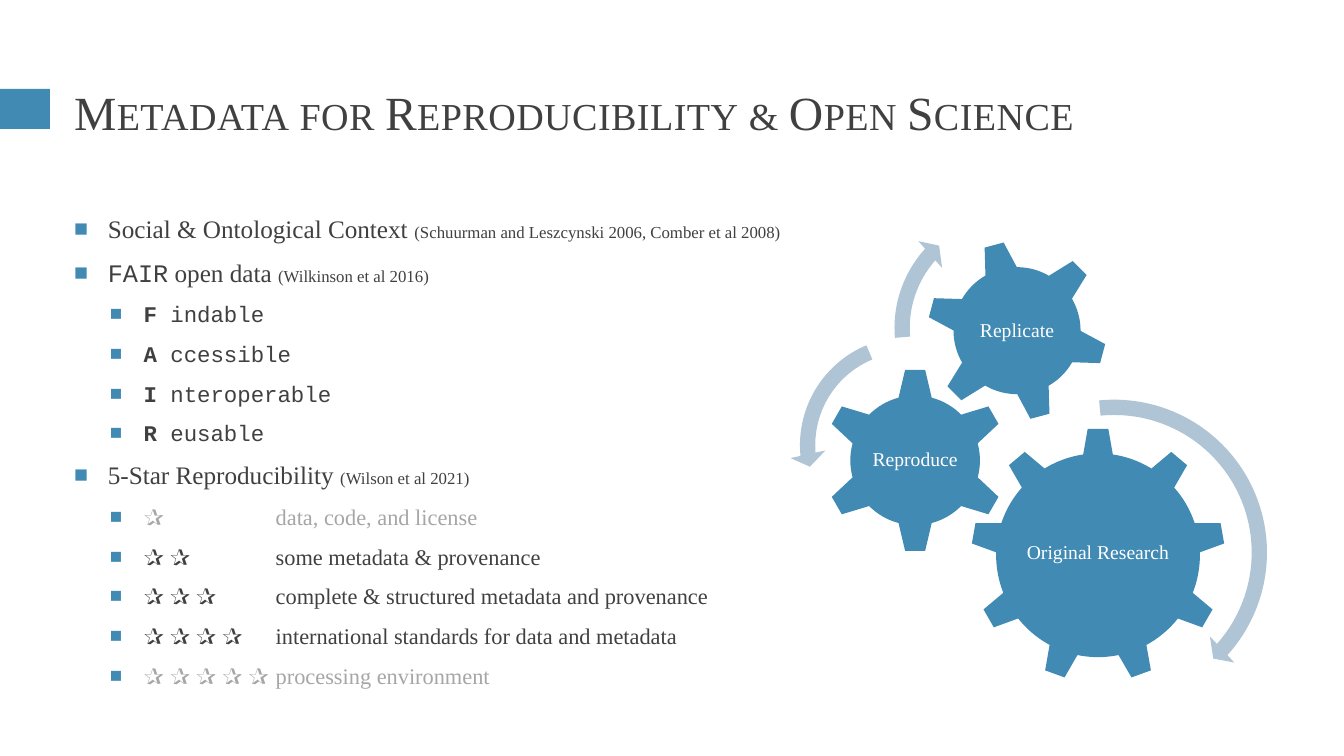
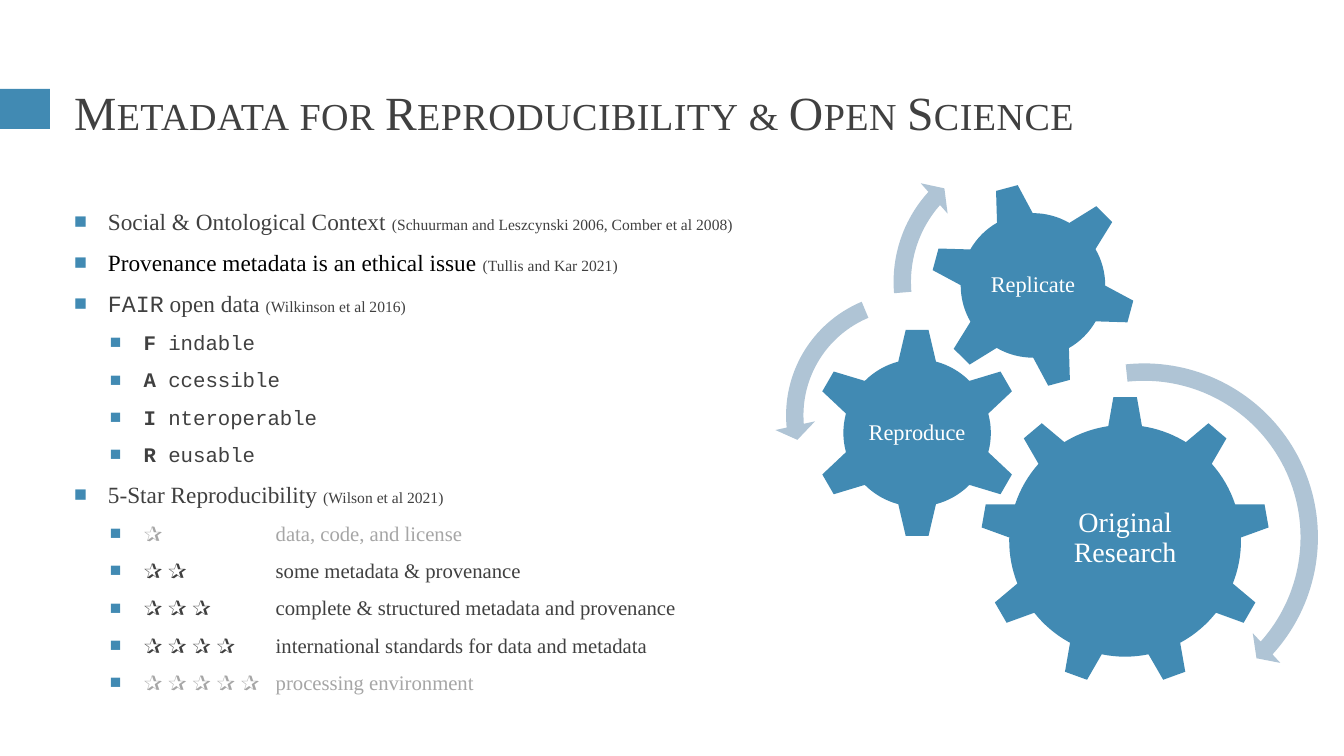
Before and after one commit to HEGSRR/CP-foss4g-2022-metadata, a slide deck: slide 7 of slides/Holler-FOSS4G-2022.pptx (slide 6 before the commit). Drawn at 1344x756 pixels with LibreOffice and Linux fonts; fonts in the diff are those of the drawing. Boxes give left, top, right and bottom in pixels: in the first picture for what was removed or moved away, otherwise in the second. Text is boxed around its words. In the diff, an @@ line names an element or a change of style, - is before the commit and + after.

Commit message:
updated slides

```diff
--- a/slides/Holler-FOSS4G-2022.pptx
+++ b/slides/Holler-FOSS4G-2022.pptx
@@ circular arrow resized from (x1=884, y1=201, x2=1139, y2=456) to (x1=882, y1=137, x2=1173, y2=427) @@
@@ gear resized from (x1=906, y1=220, x2=1128, y2=442) to (x1=906, y1=159, x2=1160, y2=412) @@
@@ text at (x1=108, y1=214, x2=732, y2=695): size 18 to 16.6 pt in "Social & Ontological Context", "FAIR open data", "5-Star Reproducibility"; size 12 to 11.1 pt in "(Schuurman and Leszcynski 2006, Comber et al ...", "(Wilkinson et al 2016)", "(Wilson et al 2021)"; size 16 to 14.8 pt in "F indable", "A ccessible", "I nteroperable", "R eusable" and 5 more places @@
@@ text "Replicate" at (x1=991, y1=276, x2=1075, y2=297): size 14 to 16 pt @@
@@ text "Replicate" moved from (x1=980, y1=323, x2=1054, y2=341) to (x1=991, y1=276, x2=1075, y2=297) @@
@@ text at (x1=108, y1=255, x2=617, y2=274): paragraph added @@
+■ Provenance metadata is an ethical issue (Tullis and Kar 2021)
@@ left circular arrow resized from (x1=789, y1=327, x2=1026, y2=564) to (x1=774, y1=280, x2=1044, y2=549) @@
@@ gear resized from (x1=823, y1=368, x2=1008, y2=554) to (x1=812, y1=328, x2=1022, y2=538) @@
@@ circular arrow resized from (x1=952, y1=389, x2=1277, y2=715) to (x1=959, y1=352, x2=1330, y2=723) @@
@@ circular arrow at (x1=959, y1=352, x2=1330, y2=723): proportions changed @@
@@ text "Reproduce" moved from (x1=873, y1=452, x2=958, y2=470) to (x1=869, y1=424, x2=966, y2=445) @@
@@ text "Reproduce" at (x1=869, y1=424, x2=966, y2=445): size 14 to 16 pt @@
@@ gear resized from (x1=971, y1=429, x2=1226, y2=684) to (x1=981, y1=396, x2=1270, y2=686) @@
@@ text "Original Research" moved from (x1=1027, y1=545, x2=1169, y2=563) to (x1=1074, y1=512, x2=1177, y2=563) @@
@@ text "Original Research" at (x1=1074, y1=512, x2=1177, y2=563): size 14 to 20 pt; more space between paragraphs @@
```
Also in this commit, not shown: 9 other slides changed, 12 slides added, 1 slide removed, 2 other files.
